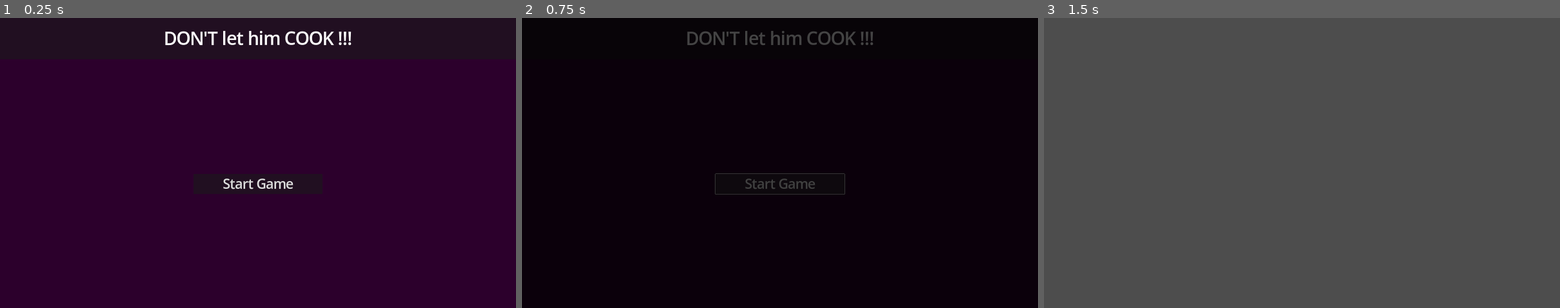
Above: before the commit, frames 1-3 (left to right).
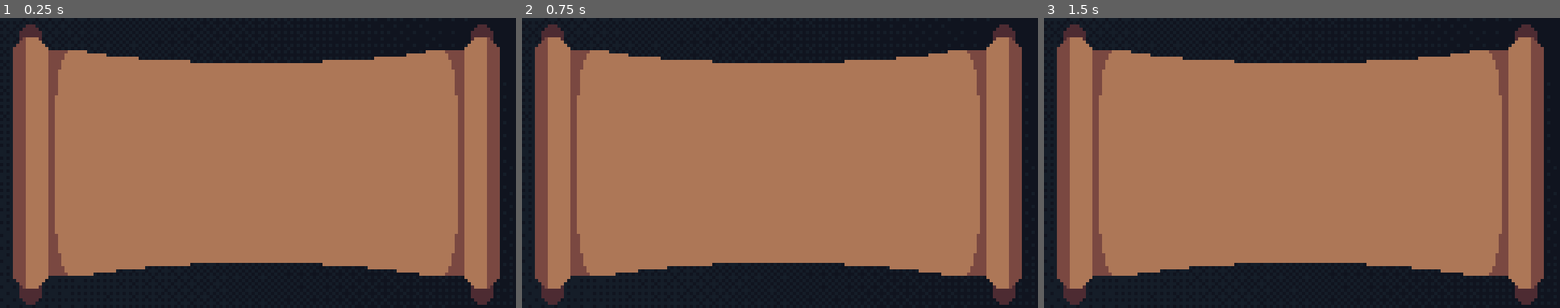
Above: after the commit, the same moments.

Repository: D0vid/LD55
Game: Godot game, scene res://ui/view_manager.tscn
Same seed, same stepped clock (60 frames per second), same inputs: the game is played once before the commit and once after it.
Inputs (mouse positions are in pixels of both pictures, inside the frame that each line leads up to):
- Up to frame 1 (0.25 s): no input
- Up to frame 2 (0.75 s): click "Start Game" at 0.5 s
- Up to frame 3 (1.5 s): click (1302, 183) at 1.25 s, where only the run after the commit has a clickable "Start Game"

The runs differ from the first frame. In frame 1, 88% of the frame differs, in the area x 0-100%, y 2-100%; in frame 2, 84%; in frame 3, 100%, in the area x 0-100%, y 0-100%.

Commit message:
Add scroll and bg

Diff:
--- /dev/null
+++ b/summoning_table/summoning_table.tscn
@@ -0,0 +1,22 @@
+[gd_scene load_steps=3 format=3 uid="uid://bon367xf2wgci"]
+
+[ext_resource type="Texture2D" uid="uid://b4s3yamvel8dd" path="res://ui/bg.png" id="1_ltk5r"]
+[ext_resource type="Texture2D" uid="uid://kirqgh10773t" path="res://ui/scroll.png" id="2_0lu8c"]
+
+[node name="SummoningTable" type="TextureRect"]
+anchors_preset = 15
+anchor_right = 1.0
+anchor_bottom = 1.0
+grow_horizontal = 2
+grow_vertical = 2
+texture = ExtResource("1_ltk5r")
+
+[node name="TextureRect" type="TextureRect" parent="."]
+texture_filter = 1
+layout_mode = 1
+anchors_preset = 15
+anchor_right = 1.0
+anchor_bottom = 1.0
+grow_horizontal = 2
+grow_vertical = 2
+texture = ExtResource("2_0lu8c")
--- a/ui/view_manager.gd
+++ b/ui/view_manager.gd
@@ -1,18 +1,18 @@
 extends Control
 
 @onready var main_menu = $MainMenu
-@onready var book_viewport = $BookViewport
+@onready var game_viewport = $GameViewport
 @onready var transition_rect = $TransitionRect
 
 var views = []
 
 func _ready():
 	main_menu.get_node("%StartGameButton").connect("pressed", _on_start_game_button_pressed)
-	views = [main_menu, book_viewport]
+	views = [main_menu, game_viewport]
 	pass
 
 func _on_start_game_button_pressed():
-	transition_to(book_viewport)
+	transition_to(game_viewport)
 
 func transition_to(new_view):
 	var tween = create_tween()
--- a/ui/view_manager.tscn
+++ b/ui/view_manager.tscn
@@ -1,7 +1,8 @@
-[gd_scene load_steps=3 format=3 uid="uid://lit83qn6peku"]
+[gd_scene load_steps=4 format=3 uid="uid://lit83qn6peku"]
 
 [ext_resource type="Script" path="res://ui/view_manager.gd" id="1_4pgku"]
 [ext_resource type="PackedScene" uid="uid://cebdu1xyur7hf" path="res://ui/main_menu.tscn" id="1_oa08f"]
+[ext_resource type="PackedScene" uid="uid://bon367xf2wgci" path="res://summoning_table/summoning_table.tscn" id="3_nnubd"]
 
 [node name="ViewManager" type="Control"]
 layout_mode = 3
@@ -15,8 +16,7 @@
 [node name="MainMenu" parent="." instance=ExtResource("1_oa08f")]
 layout_mode = 1
 
-[node name="BookViewport" type="SubViewportContainer" parent="."]
-visible = false
+[node name="GameViewport" type="SubViewportContainer" parent="."]
 layout_mode = 1
 anchors_preset = 15
 anchor_right = 1.0
@@ -24,12 +24,14 @@
 grow_horizontal = 2
 grow_vertical = 2
 
-[node name="SubViewport" type="SubViewport" parent="BookViewport"]
+[node name="SubViewport" type="SubViewport" parent="GameViewport"]
 handle_input_locally = false
+canvas_item_default_texture_filter = 0
 size = Vector2i(1920, 1080)
-size_2d_override = Vector2i(640, 360)
 size_2d_override_stretch = true
-render_target_update_mode = 0
+render_target_update_mode = 4
+
+[node name="SummoningTable" parent="GameViewport/SubViewport" instance=ExtResource("3_nnubd")]
 
 [node name="TransitionRect" type="ColorRect" parent="."]
 layout_mode = 1
Binary file added: ui/bg.png
Not shown, added: ui/bg.png.import
Binary file added: ui/scroll.png
Not shown, added: ui/scroll.png.import
